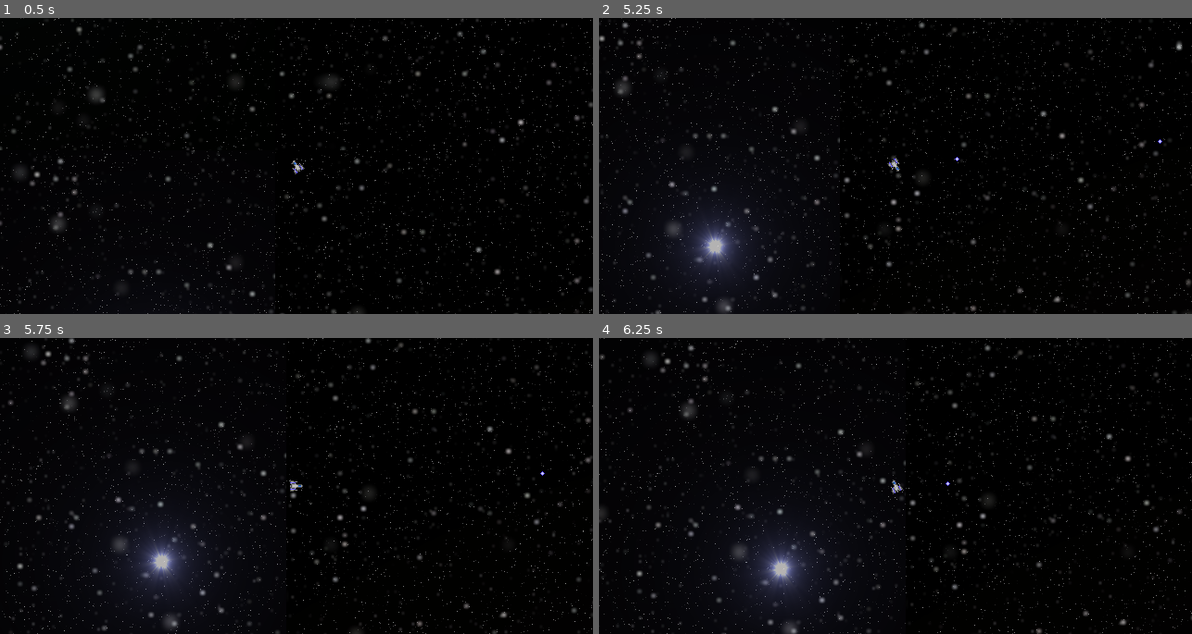
Above: before the commit, frames 1-4 (two rows, left to right).
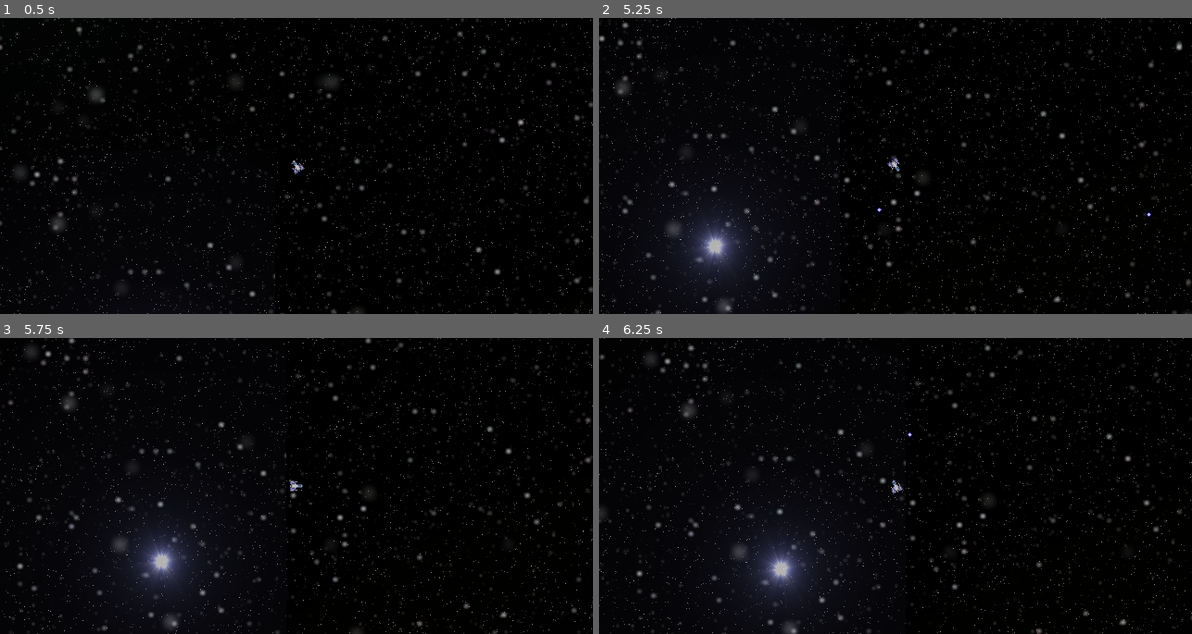
Above: after the commit, the same moments.

Repository: vYORKv/Sector-Flashpoint
Game: Godot game, scene res://Scenes/Game.tscn
Two runs of this game, one before a commit and one after it. Both use one fixed random seed, a clock stepped at 60 frames per second and the inputs below.
Inputs (mouse positions are in pixels of both pictures, inside the frame that each line leads up to):
- Up to frame 1 (0.5 s): no input
- Up to frame 2 (5.25 s): move the mouse to (1025, 151) at 0.52 s; press the mouse at (1025, 151) at 0.53 s; hold D (strafe_right) 0.53-1.28 s; move the mouse to (776, 180) at 1.27 s; release the mouse at (776, 180) at 1.28 s; hold S (reverse) 1.28-2.03 s; tap F (combat_speed) at 1.35 s; click (776, 180) at 1.55 s; move the mouse to (954, 100) at 2.02 s; press the mouse at (954, 100) at 2.03 s; hold D (strafe_right) 2.03-2.78 s; move the mouse to (865, 225) at 2.77 s; release the mouse at (865, 225) at 2.78 s; hold W (forward) 2.78-3.53 s; click (865, 225) at 2.85 s; move the mouse to (1073, 210) at 3.52 s; hold F (combat_speed) 3.53-4.28 s; hold A (strafe_left) 3.53-5.03 s; click (1073, 210) at 3.8 s; move the mouse to (717, 121) at 4.27 s; click (717, 121) at 4.35 s; move the mouse to (925, 166) at 5.02 s; press the mouse at (925, 166) at 5.03 s; hold S (reverse) from 5.03 s (still down)
- Up to frame 3 (5.75 s): keep holding S (reverse)
- Up to frame 4 (6.25 s): move the mouse to (806, 412) at 5.77 s; release S (reverse) at 5.78 s; release the mouse at (806, 412) at 5.78 s; hold D (strafe_right) from 5.78 s (still down); tap F (combat_speed) at 5.85 s; click (806, 412) at 6.05 s

Frame 1 is identical in both runs. In frame 2, less than 0.1% of the frame differs, in the area x 46-95%, y 40-68%; in frame 3, less than 0.1%; in frame 4, less than 0.1%.

Commit message:
Finished bullet script and shoot function
+Bullet now Kinematic body and moving with move_and_collide. +Added shoot function and timer to control firerate.

Diff:
--- a/Scenes/Actors/Player.tscn
+++ b/Scenes/Actors/Player.tscn
@@ -30,3 +30,7 @@
 [node name="Gun" type="Position2D" parent="."]
 position = Vector2( 8, 0 )
 scale = Vector2( 0.25, 0.25 )
+
+[node name="Aim" type="Position2D" parent="."]
+position = Vector2( 16, 0 )
+scale = Vector2( 0.25, 0.25 )
--- a/Scenes/Objects/Bullet.tscn
+++ b/Scenes/Objects/Bullet.tscn
@@ -5,7 +5,9 @@
 
 [sub_resource type="CircleShape2D" id=1]
 
-[node name="Bullet" type="Area2D"]
+[node name="Bullet" type="KinematicBody2D"]
+collision_layer = 2
+collision_mask = 2
 script = ExtResource( 1 )
 
 [node name="Sprite" type="Sprite" parent="."]
--- a/Scripts/Bullet.gd
+++ b/Scripts/Bullet.gd
@@ -1,4 +1,4 @@
-extends Area2D
+extends KinematicBody2D
 
 const SPEED = 300
 
@@ -12,5 +12,4 @@
 
 # Nowhere close to final implementation. Just wanted to see it in action
 func _physics_process(delta):
-	velocity.x = SPEED * delta
-	translate(velocity)
+	var collision = move_and_collide(velocity.normalized() * delta * SPEED)
--- a/Scripts/Player.gd
+++ b/Scripts/Player.gd
@@ -9,15 +9,23 @@
 var velocity = Vector2.ZERO
 var combat_speed = true
 var max_speed = 3
+var can_shoot = true
+var fire_rate = .5
 
 const BULLET = preload("res://Scenes/Objects/Bullet.tscn")
 
 onready var TweenNode = get_node("Tween")
 onready var Thruster = get_node("Thruster")
 onready var Gun = get_node("Gun")
+onready var Aim = get_node("Aim")
+onready var ShootTimer = get_node("ShootTimer")
 
 func _ready():
-	pass
+	ShootTimer.set_wait_time(fire_rate)
+	ShootTimer.connect("timeout", self, "TimerTimeout")
+
+func TimerTimeout():
+	can_shoot = true
 
 func _input(event):
 	if event.is_action_pressed("combat_speed"):
@@ -30,10 +38,10 @@
 			combat_speed = true
 			print(max_speed)
 	if event.is_action_pressed("shoot"): # This is garbage code
-		print("shoot")
-		var bullet = BULLET.instance()
-		get_parent().add_child(bullet)
-		bullet.position = Gun.global_position
+		if can_shoot:
+			shoot()
+			can_shoot = false
+			ShootTimer.start()
 
 func _physics_process(delta):
 	var mouse_position = get_global_mouse_position()
@@ -71,3 +79,9 @@
 	self.transform.x = new_transform
 	# make x and y orthogonal and normalized
 	self.transform = self.transform.orthonormalized()
+
+func shoot():
+	var bullet = BULLET.instance()
+	get_parent().add_child(bullet)
+	bullet.position = Gun.global_position
+	bullet.velocity = Aim.global_position - bullet.position
